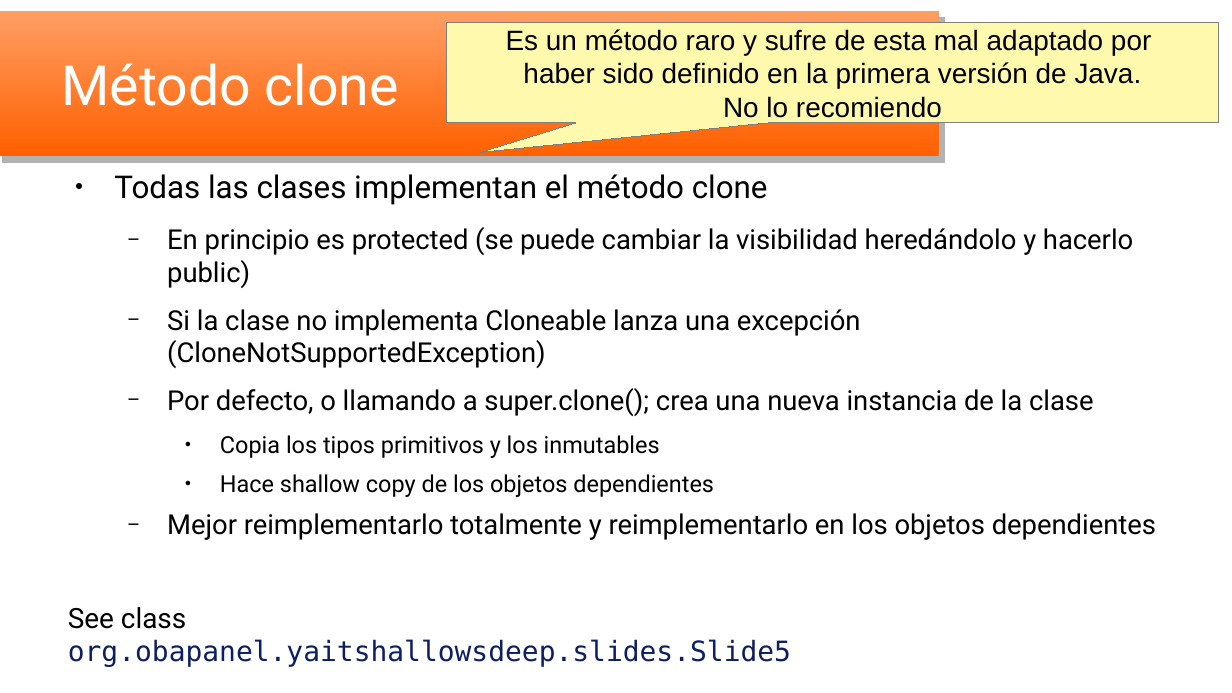
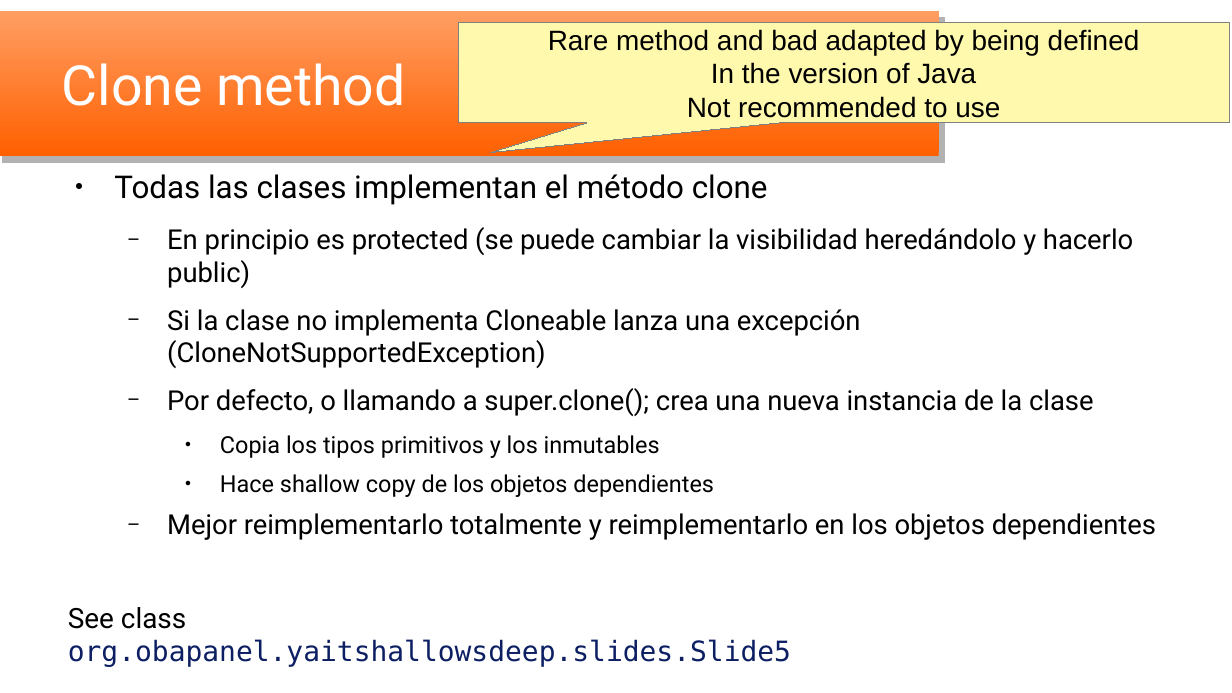
Before and after one commit to oscar-besga-panel/YaitLambdas, a slide deck: slide 5 of YaitShallowAndDeepCopies_es.odp. Drawn at 1232x693 pixels with LibreOffice and Linux fonts; fonts in the diff are those of the drawing; background and template pictures are left out. Boxes give left, top, right and bottom in pixels: in the first picture for what was removed or moved away, otherwise in the second. Text is boxed around its words. In the diff, an @@ line names an element or a change of style, - is before the commit and + after.

Commit message:
Update presentation

```diff
--- a/YaitShallowAndDeepCopies_es.odp
+++ b/YaitShallowAndDeepCopies_es.odp
@@ speech box "Rare method and bad adapted ...": place and size @@
-speech box "Rare method and bad adapted ..." at <box>447,22,1219,123</box>
+speech box "Rare method and bad adapted ..." at <box>458,22,1230,123</box>
@@ text in speech box at <box>548,29,1140,118</box>: text changed @@
-Es un método raro y sufre de esta mal adaptado por
-haber sido definido en la primera versión de Java.
-No lo recomiendo
+Rare method and bad adapted by being defined
+In the version of Java
+Not recommended to use
@@ title at <box>62,63,405,106</box>: text changed @@
-Método clone
+Clone method
```
Also in this commit, not shown: 1 other slide changed, 1 other file.
